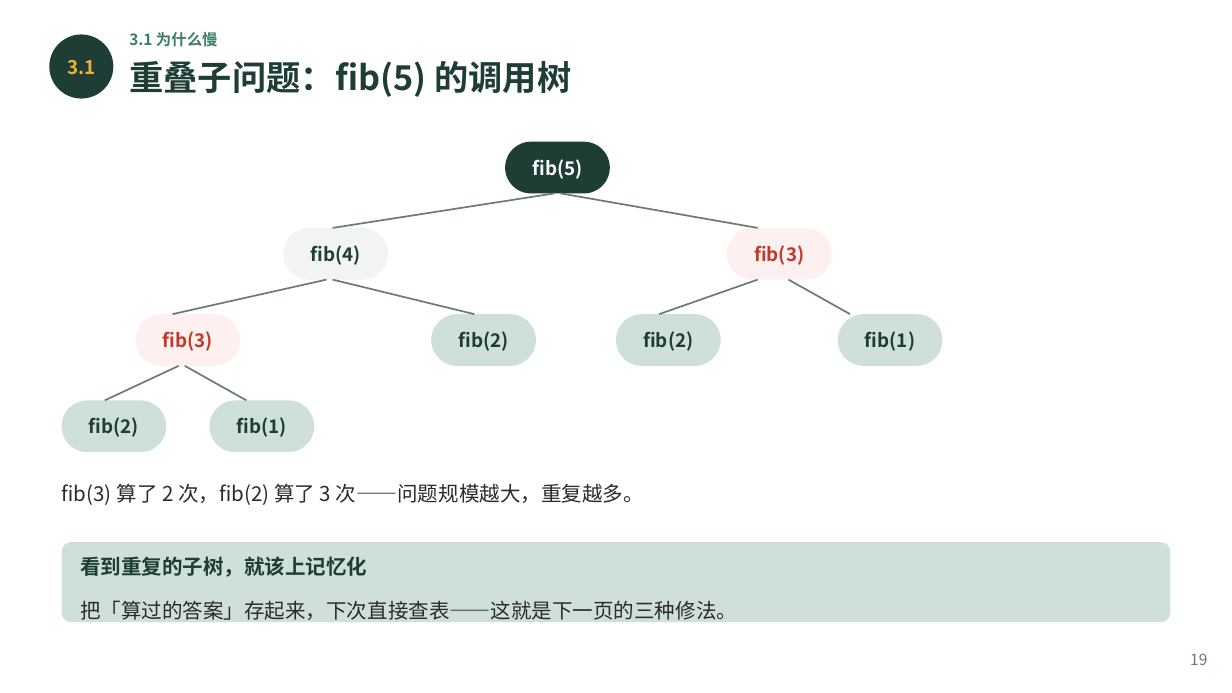
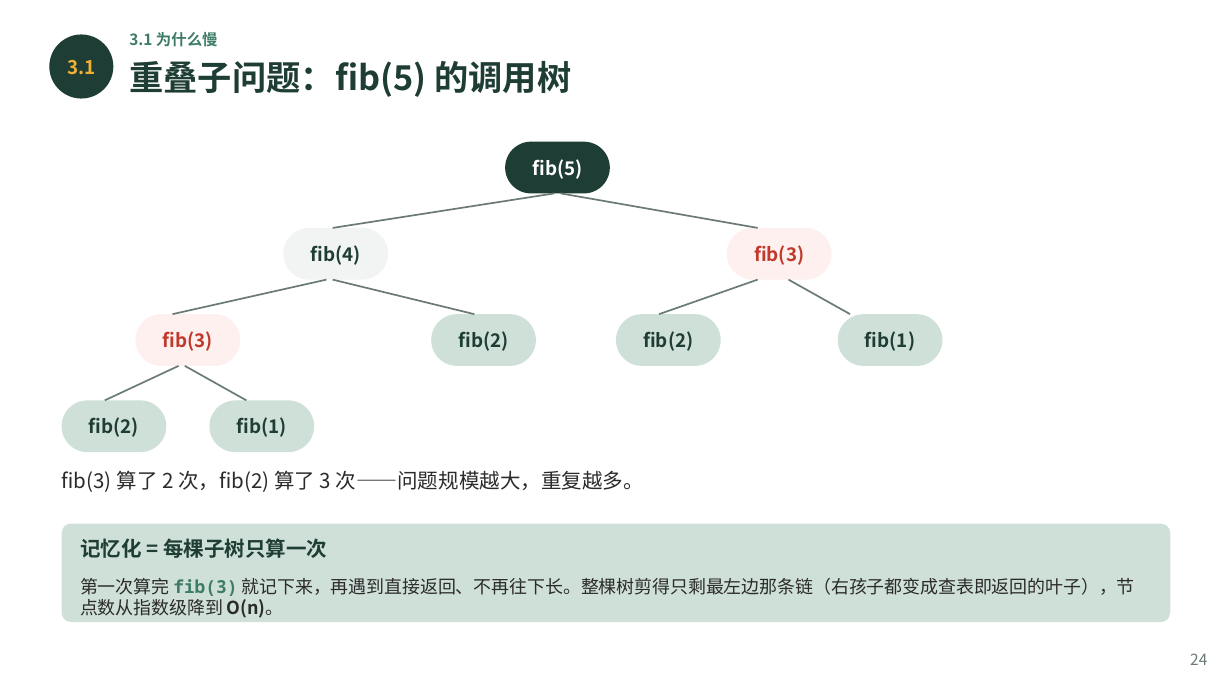
Before and after one commit to pangyouwei/2026fall-cs101, a slide deck: slide 24 of 课件/202610_ADS_W08_Recursion.pptx (slide 19 before the commit). Drawn at 1232x693 pixels with LibreOffice and Linux fonts; fonts in the diff are those of the drawing. Boxes give left, top, right and bottom in pixels: in the first picture for what was removed or moved away, otherwise in the second. Text is boxed around its words. In the diff, an @@ line names an element or a change of style, - is before the commit and + after.

```diff
--- a/课件/202610_ADS_W08_Recursion.pptx
+++ b/课件/202610_ADS_W08_Recursion.pptx
@@ text "fib(3) 算了 2 次，fib(2) 算了 ...": place and size @@
-text "fib(3) 算了 2 次，fib(2) 算了 ..." at <box>62,483,644,505</box>
+text "fib(3) 算了 2 次，fib(2) 算了 ..." at <box>62,470,644,492</box>
@@ rounded rectangle: place and size @@
-rounded rectangle at <box>62,542,1170,622</box>
+rounded rectangle at <box>62,524,1170,622</box>
@@ rounded rectangle at <box>62,524,1170,622</box>: proportions changed @@
@@ text at <box>80,538,327,558</box>: text changed @@
-看到重复的子树，就该上记忆化
+记忆化 = 每棵子树只算一次
@@ text at <box>80,578,1135,618</box>: text changed; size 12 to 10.5 pt @@
-把「算过的答案」存起来，下次直接查表——这就是下一页的三种修法。
+第一次算完 fib(3) 就记下来，再遇到直接返回、不再往下长。整棵树剪得只剩最左边那条链（右孩子都变成查表即返回的叶子），节点数从指数级降到 O(n)。
@@ text at <box>1190,653,1207,665</box>: text changed @@
-19
+24
```
Also in this commit, not shown: 35 other slides changed, 4 slides added, 12 other files.
